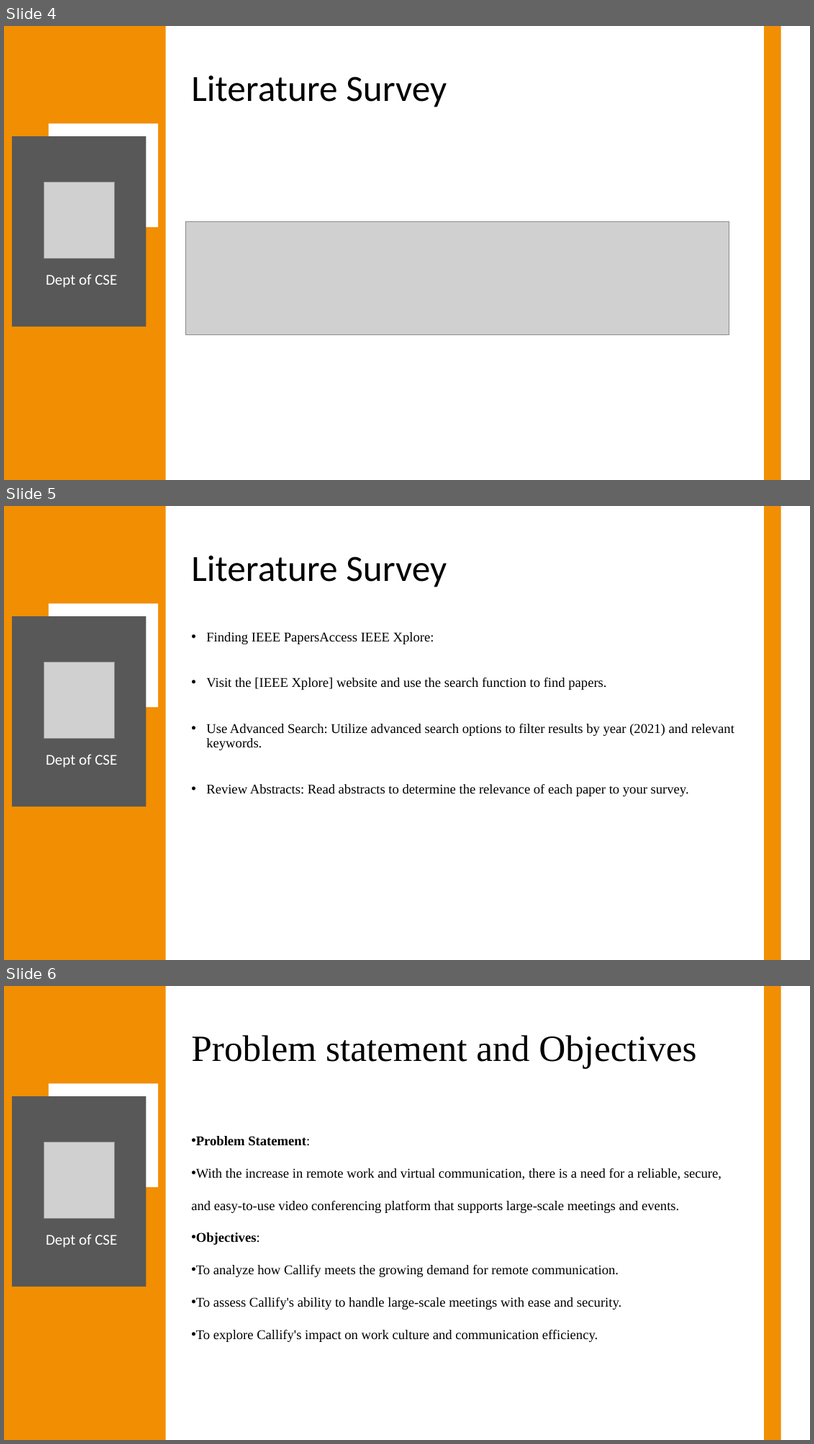
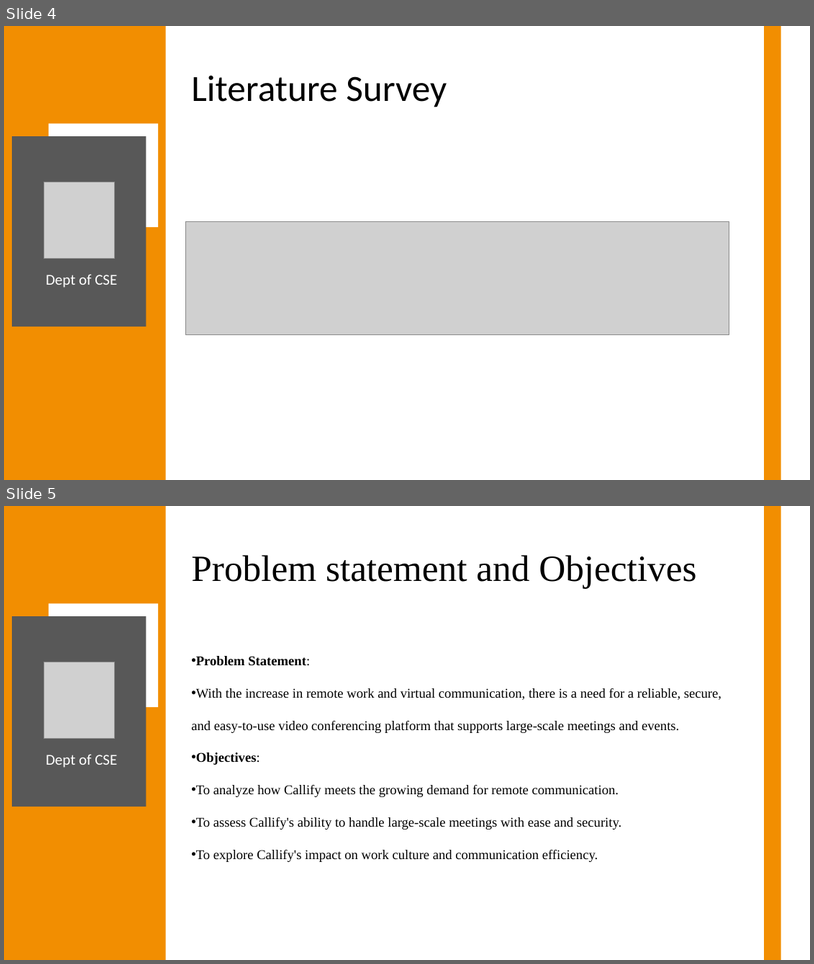
Before and after one commit to Anish202020/7th-Semester, a slide deck: Report & PPT/Project Work/Ppt/Callify Synopsis.pptx. Shown one above the other, each under a label of ours: slides 4, 5 and 6 before the commit, slides 4 and 5 after it. The pictures are 814x1444 and 814x964 pixels, drawn with LibreOffice and Linux fonts; fonts in the diff are those of the drawing; grey boxes stand for pictures. Boxes give left, top, right and bottom in pixels: in the first picture for what was removed or moved away, otherwise in the second. Text is boxed around its words. In the diff, an @@ line names an element or a change of style, - is before the commit and + after.

Commit message:
commit changes

```diff
--- a/Report & PPT/Project Work/Ppt/Callify Synopsis.pptx
+++ b/Report & PPT/Project Work/Ppt/Callify Synopsis.pptx
@@ slide 5 removed at box(4, 506, 810, 960), background #FFFFFF @@
@@ rectangle removed at box(4, 506, 165, 960) @@
@@ rectangle removed at box(764, 506, 782, 960) @@
@@ title removed at box(191, 555, 447, 587) @@
-Literature Survey
@@ rectangle removed at box(49, 603, 158, 707) @@
@@ rectangle removed at box(12, 616, 146, 807) @@
@@ text removed at box(206, 632, 735, 796) @@
-• Finding IEEE PapersAccess IEEE Xplore:
-• Visit the [IEEE Xplore] website and use the search function to find papers.
-• Use Advanced Search: Utilize advanced search options to filter results by year (2021) and relevant keywords.
-• Review Abstracts: Read abstracts to determine the relevance of each paper to your survey.
@@ picture removed at box(44, 662, 115, 738) @@
@@ text removed at box(46, 754, 117, 767) @@
-Dept of CSE
@@ what was slide 6 is now slide 5 @@
```
